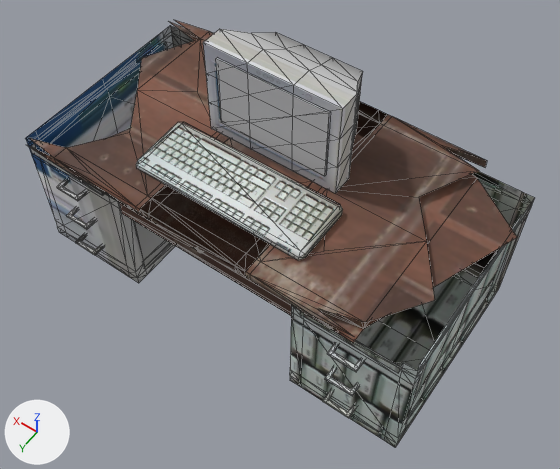
One commit to the glTF model assets/models/env/mdickie/world/ht3/Computer_Desk.glb: the scene before it, then after it.
Camera for both pictures: a 50 mm lens placed at (-14.4, 19.5, 33.1), pointed at (-1.5, 1.4, 4.8). Every picture has the same lights, and +X, +Y and +Z are marked at lower left. The older version comes first. Mesh edges are drawn as thin lines. Vertices at exactly the same position are counted once.

Names of what the first picture shows: 'Computer_Desk'.
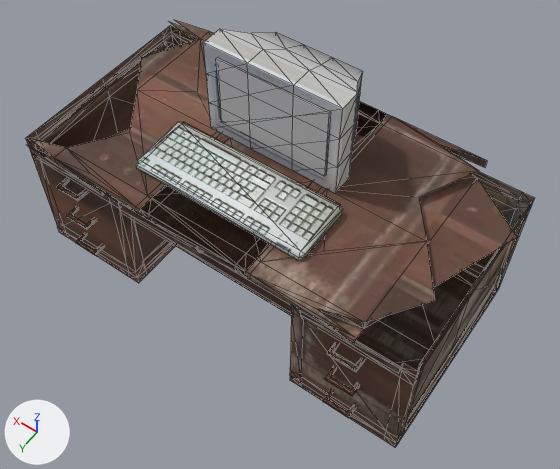
What differs and where, as boxes (x1, y1, x2, y2) in the pictures (560 x 469 px):
'Computer_Desk', surface changed: (26, 25, 534, 447) in both
part 1 of me_mesh_0, recoloured: (290, 171, 534, 447) in both
part 2 of me_mesh_0, recoloured: (26, 25, 194, 283) in both
part 3 of me_mesh_0, edited (looks the same): (140, 110, 517, 343) in both
part 4 of me_mesh_0, edited (looks the same): (27, 20, 386, 278) in both

The change, as a diff of the scene's bpy script:
```diff
--- a/assets/models/env/mdickie/world/ht3/Computer_Desk.glb.py
+++ b/assets/models/env/mdickie/world/ht3/Computer_Desk.glb.py
@@ mat_material_3 @@
 mat_material_3 = principled_material('Material_3')
-mat_material_3.texture = img_image_3
+mat_material_3.base_color = (0.6, 0.6, 0.62)  # light grey #cbcbce
 mat_material_3.metallic = 0.1
@@ me_mesh_0 @@
 me_mesh_0.from_pydata(...)  # 643 vertices, 1112 faces; spans x -10.8..10.8, y -5.6..5.8, z 0.0..12.6
 # used by ob_computer_desk; location = (0.0, 0.0, 0.0)
+# me_mesh_0 part 1: 358 faces spanning x -10.5..-4.8, y -5.2..5.8, z 0.0..7.2 switch from mat_material_1 (picture img_image_1) to mat_material_0 (picture img_image_0)
+# me_mesh_0 part 2: 358 faces spanning x 4.8..10.5, y -5.2..5.8, z 0.0..7.2 switch from mat_material_2 (picture img_image_2) to mat_material_0 (picture img_image_0)
+# me_mesh_0 part 3: 79 faces spanning x -10.8..2.9, y -5.6..5.6, z 7.2..7.7 switch from mat_material_6 (picture img_image_5) to mat_material_0 (picture img_image_0)
+# me_mesh_0 part 4: 85 faces spanning x -2.7..10.8, y -5.6..5.6, z 7.2..7.6 switch from mat_material_7 (picture img_image_6) to mat_material_0 (picture img_image_0)
 me_mesh_0.materials.append(mat_material_3)
-me_mesh_0.materials.append(mat_material_4)  # picture img_image_4
-me_mesh_0.materials.append(mat_material_5)  # light grey #cbcbce
```
